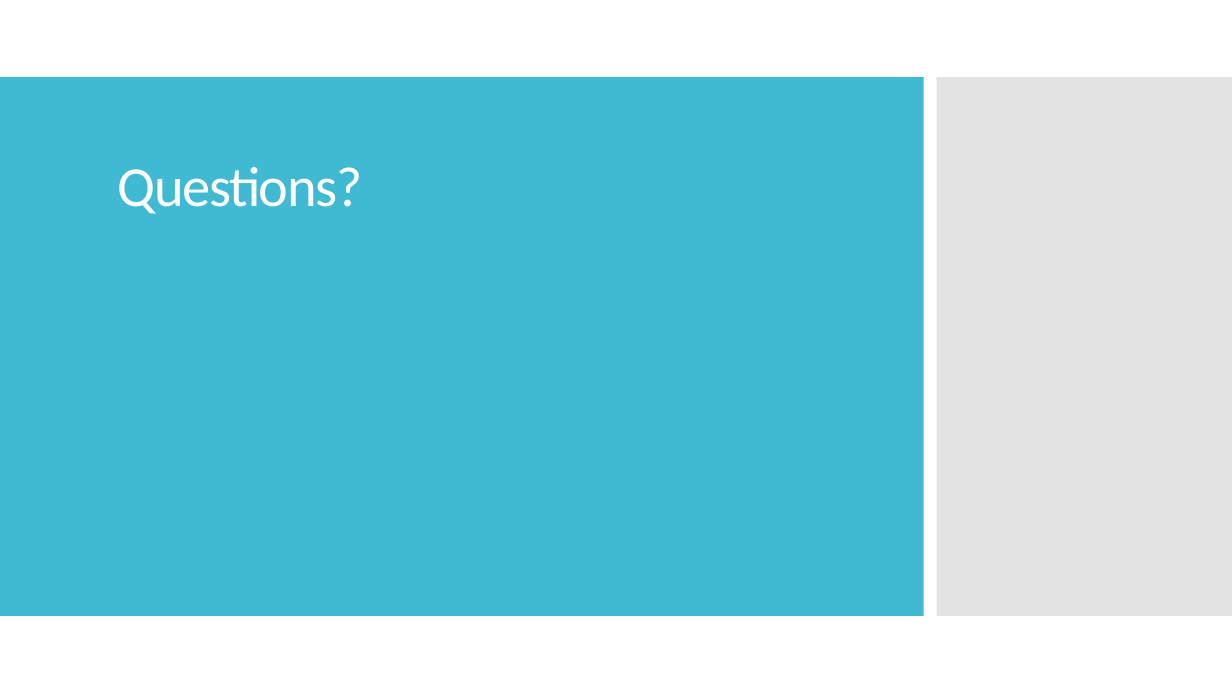
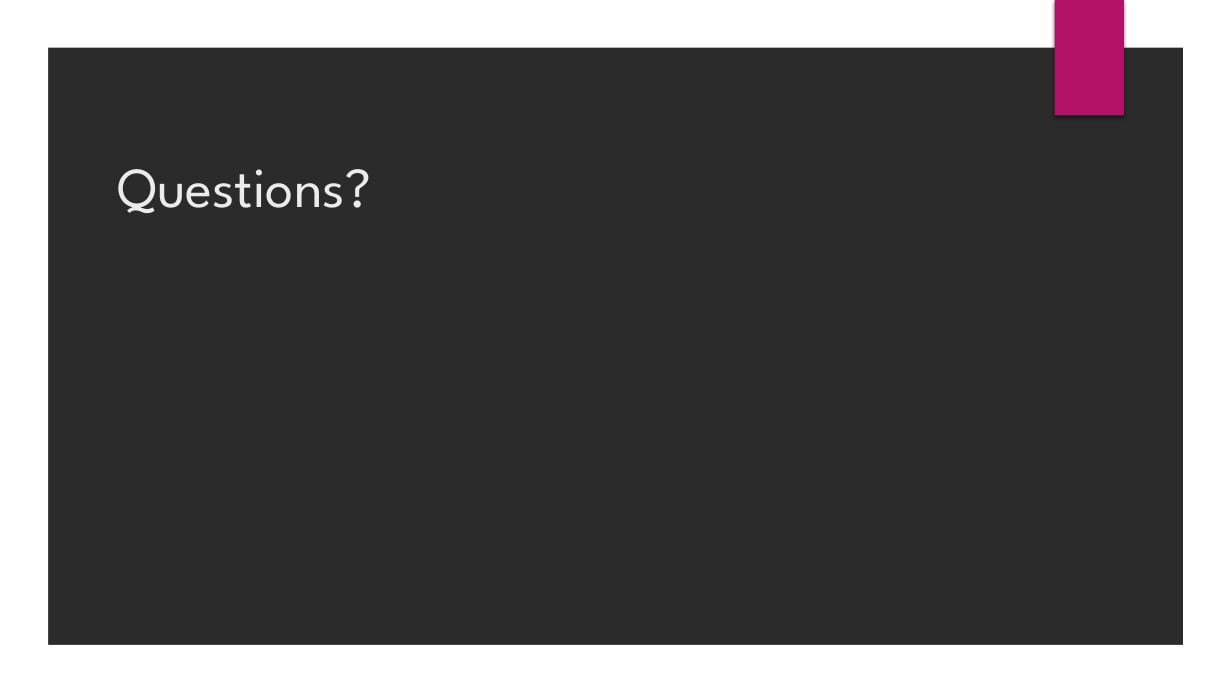
Before and after one commit to louiseshambrook/visit_scotland_final_project, a slide deck: slide 17 of presentation/visit_scotland_presentation.pptx. Drawn at 1232x693 pixels with LibreOffice and Linux fonts; fonts in the diff are those of the drawing; background and template pictures are left out; a plain dark background stands for a picture behind light text. Boxes give left, top, right and bottom in pixels: in the first picture for what was removed or moved away, otherwise in the second. Text is boxed around its words. In the diff, an @@ line names an element or a change of style, - is before the commit and + after.

```diff
--- a/presentation/visit_scotland_presentation.pptx
+++ b/presentation/visit_scotland_presentation.pptx
@@ background #FFFFFF to picture (left out) @@
@@ freeform shape added at (0, 0, 1232, 693), fill #FFFFFF @@
@@ rectangle added at (1055, 0, 1124, 116), fill #B31166 @@
@@ rectangle removed at (0, 77, 924, 616) @@
@@ rectangle removed at (937, 77, 1232, 616) @@
@@ title "Questions?" at (117, 169, 371, 213): font Calibri to League Spartan, text colour #FFFFFF to #EBEBEB, letter spacing -1 to 0 pt; line spacing 0.9 to 1 @@
```
Also in this commit, not shown: 9 other slides changed, 7 slides added, 7 slides removed, 1 other file.
